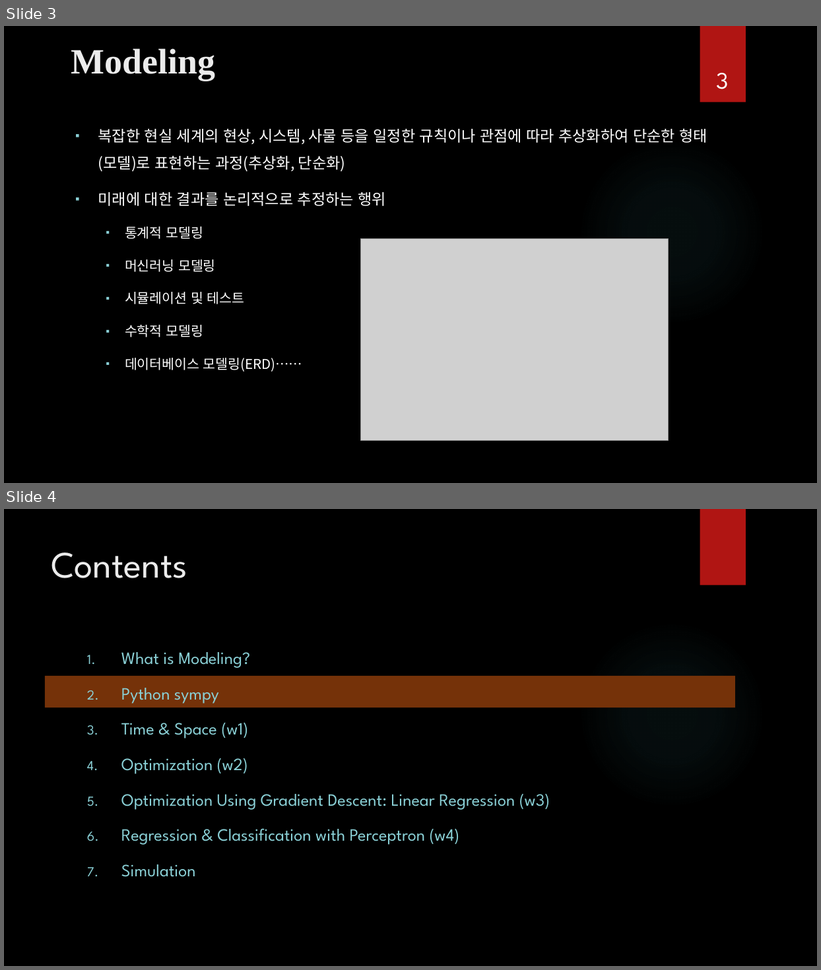
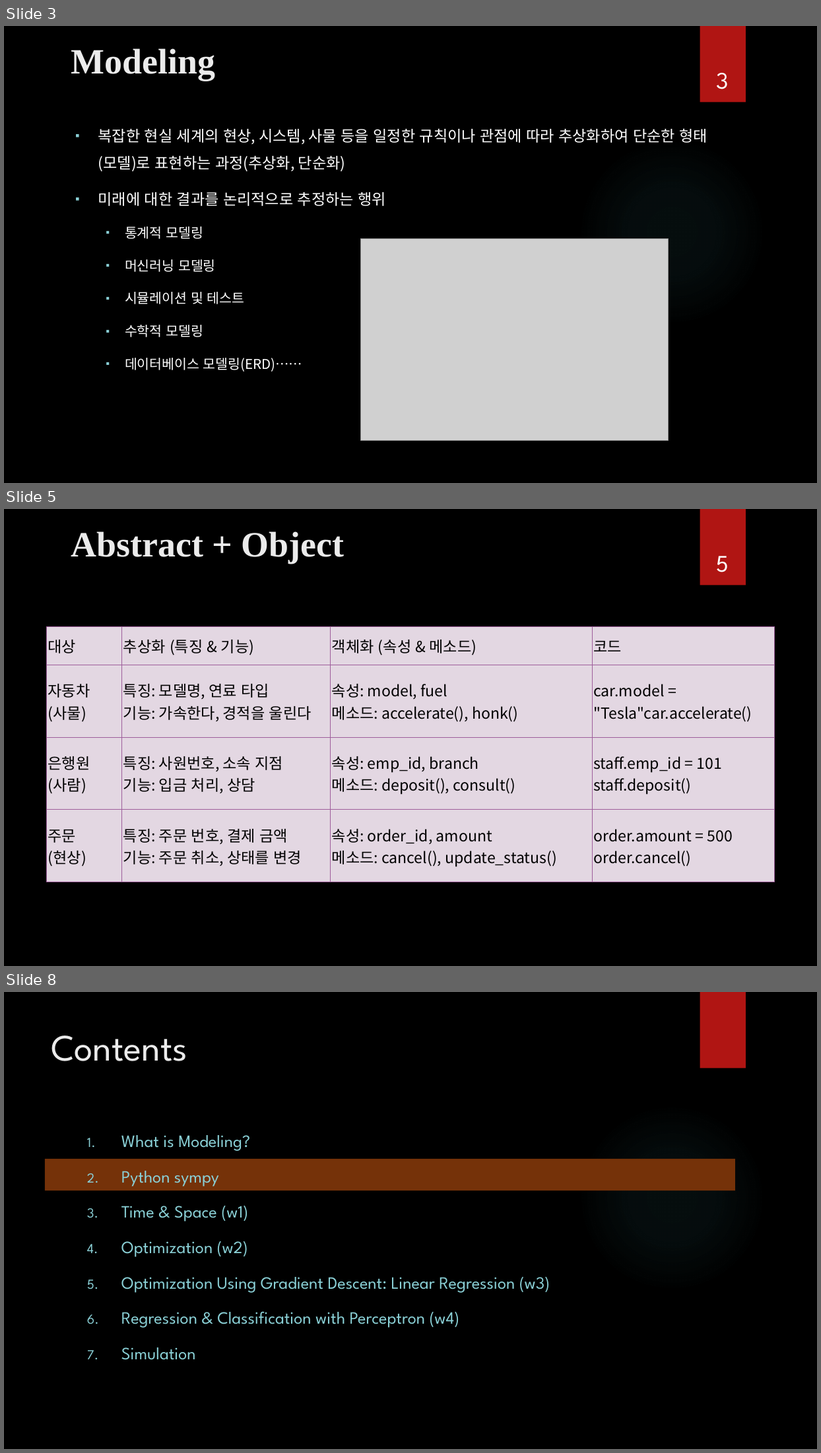
Before and after one commit to ancestor9/mathematics-for-machine-learning, a slide deck: Calculus/Calculus.pptx. Shown one above the other, each under a label of ours: slides 3 and 4 before the commit, slides 3, 5 and 8 after it; the slides between them are not shown. The pictures are 821x970 and 821x1453 pixels, drawn with LibreOffice and Linux fonts; fonts in the diff are those of the drawing; grey boxes stand for pictures; background and template pictures are left out. Boxes give left, top, right and bottom in pixels: in the first picture for what was removed or moved away, otherwise in the second. Text is boxed around its words. In the diff, an @@ line names an element or a change of style, - is before the commit and + after.

```diff
--- a/Calculus/Calculus.pptx
+++ b/Calculus/Calculus.pptx
@@ slide 5 added at (4,509,817,966), background picture (left out); not listed: 2 template elements that a slide beside it also shows @@
@@ title added at (71,531,345,564), 42 pt, text #EBEBEB, bold @@
+Abstract + Object
@@ page number added at (716,556,729,572), 28 pt, text #FFFFFF @@
+5
@@ table added at (47,626,775,883), 4 rows, 4 columns @@
+대상 | 추상화 (특징 & 기능) | 객체화 (속성 & 메소드) | 코드
+자동차 / (사물) | 특징: 모델명, 연료 타입 / 기능: 가속한다, 경적을 울린다 | 속성: model, fuel / 메소드: accelerate(), honk() | car.model = "Tesla"car.accelerate()
+은행원 / (사람) | 특징: 사원번호, 소속 지점 / 기능: 입금 처리, 상담 | 속성: emp_id, branch / 메소드: deposit(), consult() | staff.emp_id = 101 / staff.deposit()
+주문 / (현상) | 특징: 주문 번호, 결제 금액 / 기능: 주문 취소, 상태를 변경 | 속성: order_id, amount / 메소드: cancel(), update_status() | order.amount = 500 / order.cancel()
@@ what was slide 4 is now slide 8 @@
```
Also in this commit, not shown: 5 other slides added.
